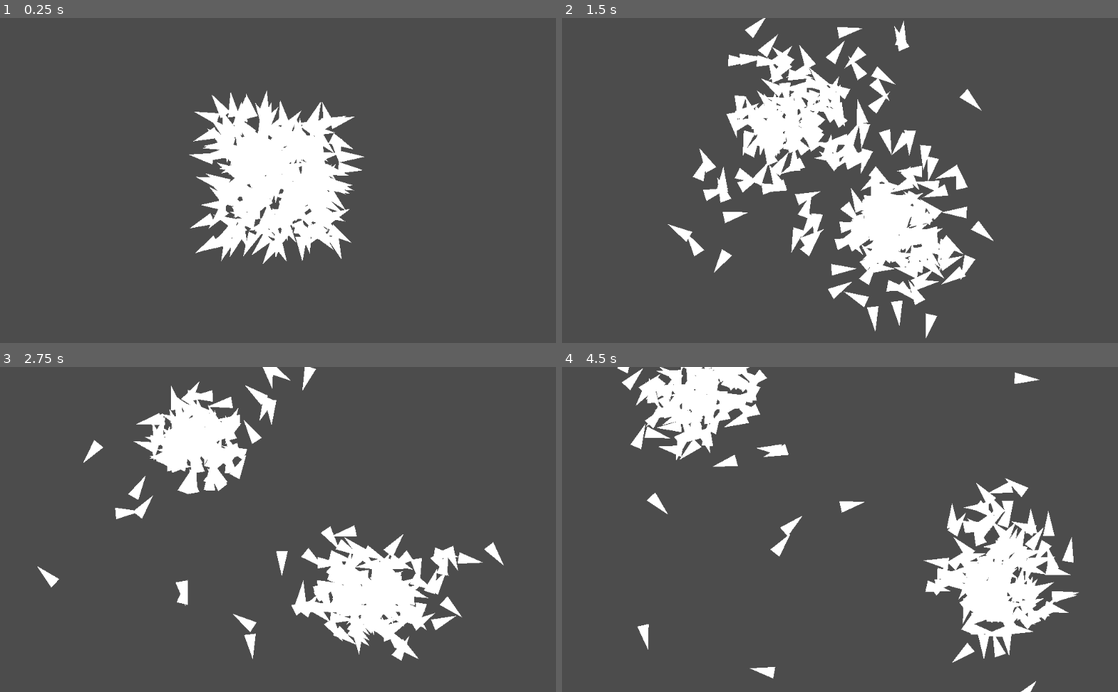
Above: before the commit, frames 1-4 (two rows, left to right).
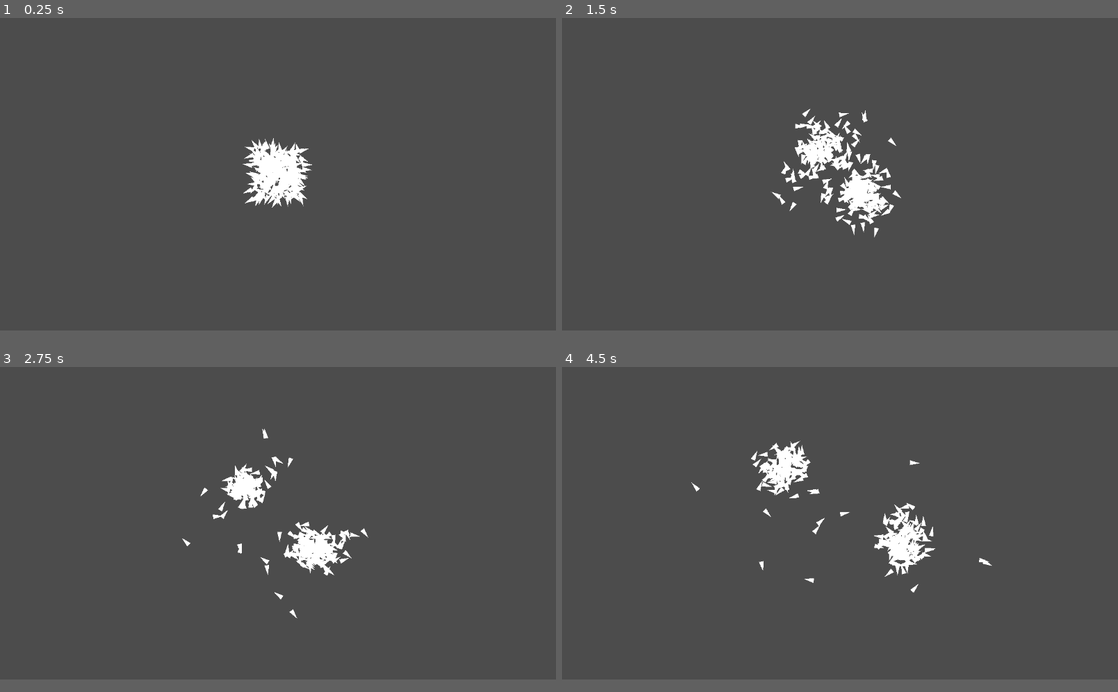
Above: after the commit, the same moments.

Repository: bioerrorlog/BoidsFlockingGodot
Game: Godot game, scene res://src/Main.tscn
The game is run twice, just before and just after one commit, with the same random seed, the same clock (stepped at 60 frames per second) and the same inputs.
Inputs:
- Up to frame 1 (0.25 s): no input
- Up to frame 2 (1.5 s): no input
- Up to frame 3 (2.75 s): no input
- Up to frame 4 (4.5 s): no input
The window is 800x468 before the commit and 800x450 after it. Grey fills any space a smaller window leaves; there, only what the larger window draws over its background counts as a difference.

The runs differ from the first frame. In frame 1, 8.5% of the frame differs, in the area x 34-66%, y 22-76%; in frame 2, 14%, in the area x 19-78%, y 0-99%; in frame 3, 12%; in frame 4, 13%.

Commit message:
add readme

Diff:
--- a/project.godot
+++ b/project.godot
@@ -24,6 +24,11 @@
 run/main_scene="res://src/Main.tscn"
 config/icon="res://icon.png"
 
+[display]
+
+window/size/width=1280
+window/size/height=720
+
 [rendering]
 
 environment/default_environment="res://default_env.tres"
--- a/src/Main.tscn
+++ b/src/Main.tscn
@@ -9,6 +9,7 @@
 
 [node name="Camera2D" type="Camera2D" parent="."]
 current = true
+zoom = Vector2( 2, 2 )
 smoothing_enabled = true
 
 [node name="Obstacles" type="Node2D" parent="."]
Not shown, added: README.md
